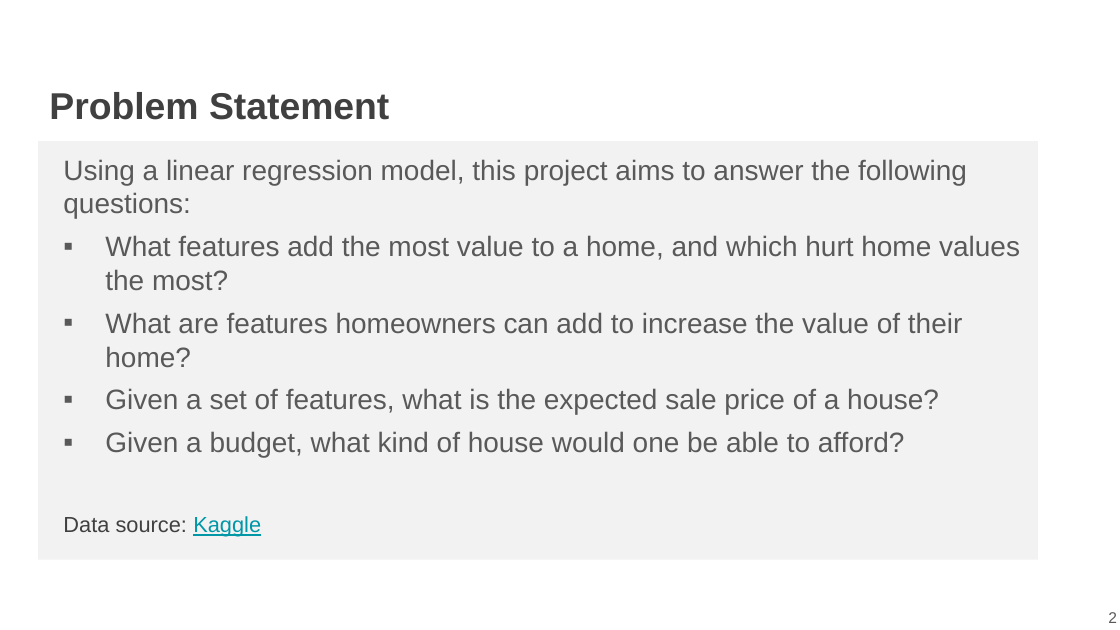
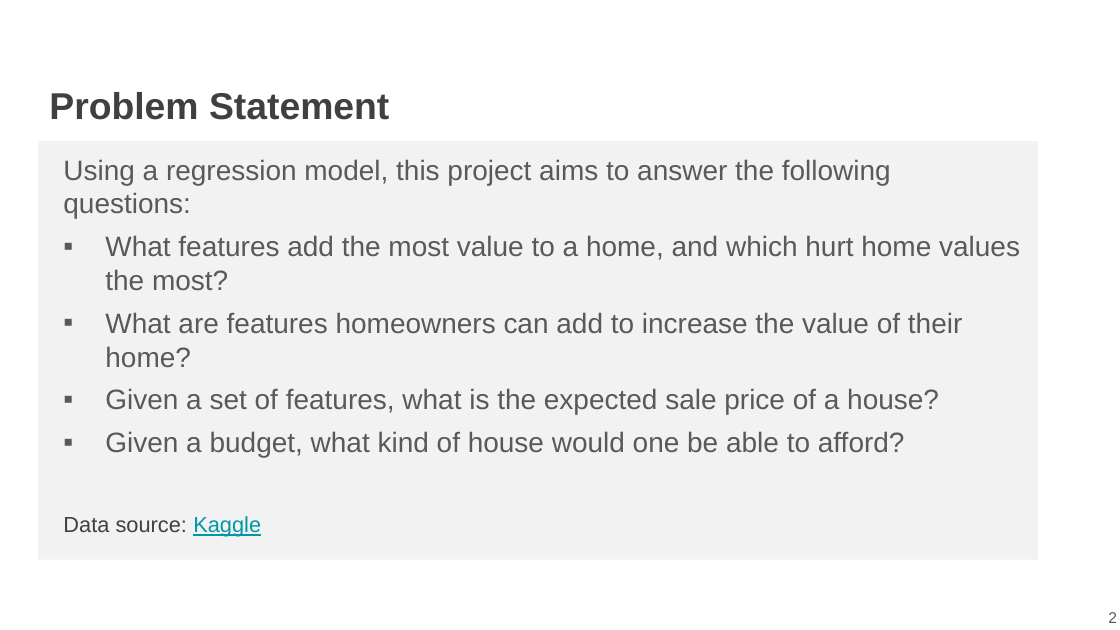
Before and after one commit to zzeniale/Ames-housing-price-prediction, a slide deck: slide 2 of presentation/project2_presentation_individual.pptx. Drawn at 1120x630 pixels with LibreOffice and Linux fonts; fonts in the diff are those of the drawing. Boxes give left, top, right and bottom in pixels: in the first picture for what was removed or moved away, otherwise in the second. Text is boxed around its words. In the diff, an @@ line names an element or a change of style, - is before the commit and + after.

Commit message:
update notebooks and presentation

```diff
--- a/presentation/project2_presentation_individual.pptx
+++ b/presentation/project2_presentation_individual.pptx
@@ text at <box>63,159,891,219</box>: text changed @@
-Using a linear regression model, this project aims to answer the following questions:
+Using a regression model, this project aims to answer the following questions:
```
Also in this commit, not shown: 2 other files.
